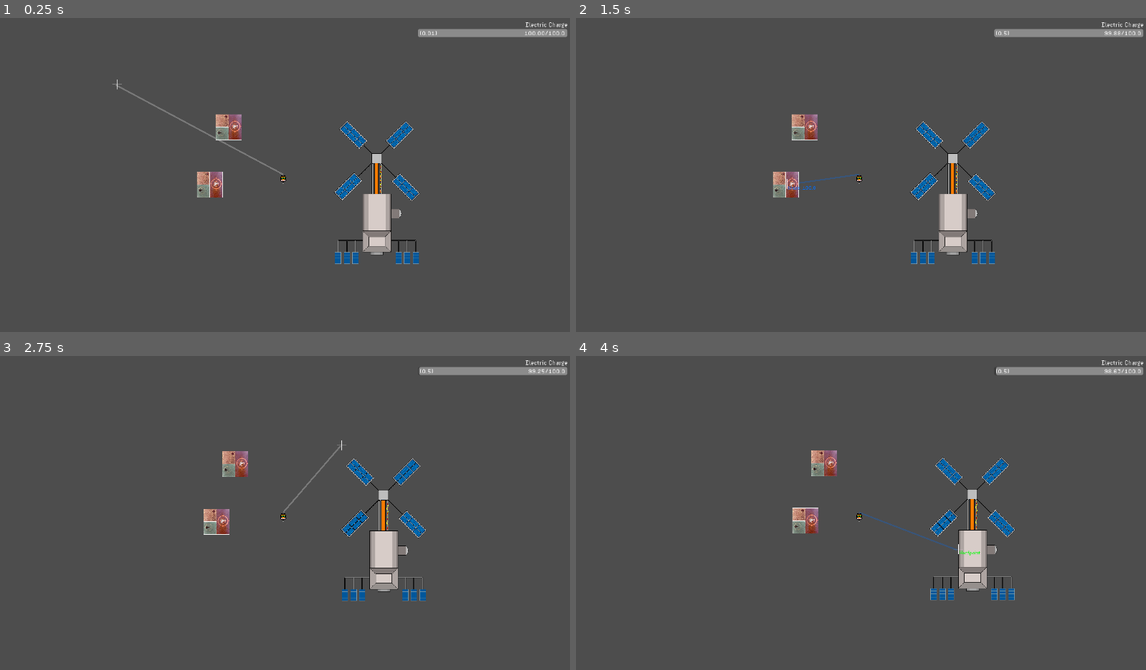
Above: before the commit, frames 1-4 (two rows, left to right).
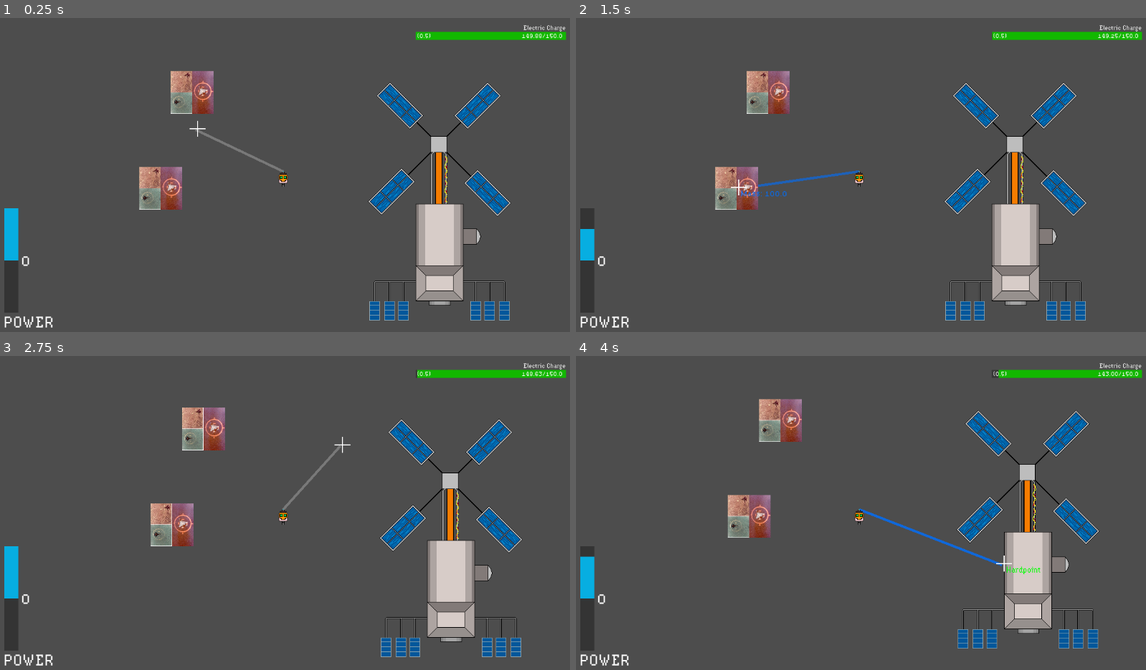
Above: after the commit, the same moments.

Repository: g5works/ghoststation
Game: Godot game, scene res://root.tscn
Same seed, same stepped clock (60 frames per second), same inputs: the game is played once before the commit and once after it.
Inputs (mouse positions are in pixels of both pictures, inside the frame that each line leads up to):
- Up to frame 1 (0.25 s): no input
- Up to frame 2 (1.5 s): tap Enter at 0.5 s; move the mouse to (986, 162) at 0.52 s; right-click (986, 162) at 0.6 s; tap Mouse wheel down (Eject Power Down) at 0.8, 1.35 s; move the mouse to (747, 193) at 1.27 s
- Up to frame 3 (2.75 s): tap Mouse wheel up (Eject Power Up) at 1.55, 2.1 s; tap Space (RCS Fire) at 2 s; move the mouse to (342, 447) at 2.02 s; press the mouse at (342, 447) at 2.03 s
- Up to frame 4 (4 s): move the mouse to (832, 582) at 2.77 s; release the mouse at (832, 582) at 2.78 s; click (832, 582) at 2.85 s; right-click (832, 582) at 3.05 s; move the mouse to (1032, 566) at 3.52 s; right-click (1032, 566) at 3.6 s; tap Mouse wheel down (Eject Power Down) at 3.8 s

The runs differ from the first frame. In frame 1, 13% of the frame differs, in the area x 0-100%, y 1-99%; in frame 2, 13%; in frame 3, 13%; in frame 4, 13%.

Commit message:
push-pull and power dynamic

Diff:
--- a/Player.gd
+++ b/Player.gd
@@ -2,6 +2,7 @@
 
 signal object_selected(position: Vector2, mass: float, locked: bool);
 signal charge_amount(current: float, total: float, utilization: float);
+signal power_scale(pscale: float);
 
 @onready var line := get_parent().get_node("indicator") as Line2D
 @onready var striker := get_parent().get_node("striker") as RayCast2D;
@@ -21,9 +22,10 @@
 var forcable: bool = false
 var castresult: RigidBody2D = null;
 
-var charge: float = initial_charge;
+var powerscale: float = 1.0
 
-var utilization = passive_util;
+@onready var charge: float = initial_charge;
+@onready var utilization = passive_util;
 
 func _init():
 	pass
@@ -42,10 +44,12 @@
 
 
 	if forcable:
-		if castresult.mass >= 500:
-			line.default_color = Color("#FF9100", 0.25);
+		if powerscale >= 0:
+			line.default_color = Color("#006FFF", powerscale);
+
 		else:
-			line.default_color = Color("#006FFF", 0.25);
+			line.default_color = Color("#FF9100", -powerscale);
+
 	else:
 		line.default_color = Color(1,1,1, 0.25);
 
@@ -59,11 +63,16 @@
 
 	if charge > 0:
 		charge -= delta*utilization;
-		charge_amount.emit(charge, initial_charge, utilization)
+	charge_amount.emit(charge, initial_charge, utilization)
 
 
+	if powerscale > -1 and Input.is_action_just_pressed("Eject Power Down"):
+		powerscale -= 0.2;
+		power_scale.emit(powerscale);
 
-
+	if powerscale < 1 and Input.is_action_just_pressed("Eject Power Up"):
+		powerscale += 0.2;
+		power_scale.emit(powerscale);
 
 func _physics_process(delta):
 
@@ -79,16 +88,17 @@
 		forcable = true;
 		var direction: Vector2 = global_position.direction_to(castresult.global_position);
 		if Input.is_action_pressed("Pull") and charge > 0:
-				apply_force(direction*strength*10000*delta);
-				castresult.apply_force(-direction*strength*delta*10000);
-				utilization = passive_util + gun_util;
+				apply_force(direction*strength*powerscale*10000*delta);
+				castresult.apply_force(-direction*strength*powerscale*delta*10000);
+				utilization = passive_util + (abs(powerscale)*gun_util);
 		else:
 			utilization = passive_util;
 
 
 		if Input.is_action_just_pressed("Eject") and charge > 0:
-			apply_impulse(-direction*10000)
-			castresult.apply_impulse(delta*shoot*direction*10000)
+			apply_impulse(delta*shoot*powerscale*direction*10000)
+			castresult.apply_impulse(-delta*shoot*powerscale*direction*10000)
+			charge -= 5
 
 	else:
 		forcable = false;
--- a/barstack.gd
+++ b/barstack.gd
@@ -26,7 +26,8 @@
 
 	if current > 0:
 		util.text = "(" + str(utilization) + ")";
+		quant.text = "%-0.2f"%abs(current) + "/" + str(total);
+
 	else:
-		util.text = 0.0
-
-	quant.text = "%-0.2f"%abs(current) + "/" + str(total);
+		util.text = "(0.0)";
+		quant.text = "0.00" + "/" + str(total);
--- /dev/null
+++ b/power_bar_stack.gd
@@ -0,0 +1,8 @@
+extends Control
+@onready var powerneg = get_node("power+");
+@onready var powerpos = get_node("power-");
+
+func _on_player_power_scale(pscale: float) -> void:
+	powerneg.value = pscale;
+	powerpos.value = -pscale;
+	pass # Replace with function body.
--- a/project.godot
+++ b/project.godot
@@ -8,18 +8,21 @@
 
 config_version=5
 
+[animation]
+
+compatibility/default_parent_skeleton_in_mesh_instance_3d=true
+
 [application]
 
 config/name="GhostStation"
 run/main_scene="res://root.tscn"
-config/features=PackedStringArray("4.4", "Mobile")
+config/features=PackedStringArray("4.6", "Mobile")
 config/icon="res://icon.svg"
 
 [display]
 
-window/size/viewport_width=1920
-window/size/viewport_height=1080
 window/stretch/mode="viewport"
+window/stretch/aspect="keep_width"
 window/stretch/scale_mode="integer"
 
 [dotnet]
--- a/root.tscn
+++ b/root.tscn
@@ -9,6 +9,7 @@
 [ext_resource type="Script" uid="uid://pwyemou46n6i" path="res://barstack.gd" id="7_bf3um"]
 [ext_resource type="FontFile" uid="uid://cl1tscjqpyj77" path="res://HydrophiliaIced-Regular.otf" id="7_huihk"]
 [ext_resource type="Script" uid="uid://bd2vvj0q535k0" path="res://progress_bar.gd" id="7_vyht1"]
+[ext_resource type="Script" uid="uid://l7rmkffdkjhr" path="res://power_bar_stack.gd" id="8_tw3kd"]
 
 [sub_resource type="RectangleShape2D" id="RectangleShape2D_pyidc"]
 size = Vector2(32, 32)
@@ -21,254 +22,274 @@
 [sub_resource type="LabelSettings" id="LabelSettings_tw3kd"]
 font = ExtResource("7_huihk")
 
+[sub_resource type="StyleBoxFlat" id="StyleBoxFlat_huihk"]
+bg_color = Color(0, 0, 0, 0.3254902)
+
+[sub_resource type="StyleBoxFlat" id="StyleBoxFlat_gd4vy"]
+bg_color = Color(0.89, 0.35600004, 0, 0.8509804)
+
+[sub_resource type="StyleBoxFlat" id="StyleBoxFlat_tw3kd"]
+bg_color = Color(0, 0.76862746, 1, 0.8509804)
+
+[sub_resource type="LabelSettings" id="LabelSettings_gd4vy"]
+font = ExtResource("7_huihk")
+font_size = 30
+
 [sub_resource type="LabelSettings" id="LabelSettings_vyht1"]
 font = ExtResource("7_huihk")
-font_size = 20
-
-[node name="Node" type="Node"]
-
-[node name="object" type="Node2D" parent="."]
+font_size = 12
+
+[sub_resource type="StyleBoxFlat" id="StyleBoxFlat_qw60f"]
+bg_color = Color(0, 0, 0, 0.28235295)
+
+[sub_resource type="StyleBoxFlat" id="StyleBoxFlat_eji0w"]
+bg_color = Color(0.07200002, 0.72, 0, 1)
+
+[node name="Node" type="Node" unique_id=1216961980]
+
+[node name="object" type="Node2D" parent="." unique_id=2012191187]
 position = Vector2(0, 1)
 
-[node name="indicator" type="Line2D" parent="object"]
+[node name="indicator" type="Line2D" parent="object" unique_id=1682975515]
 points = PackedVector2Array(0, 0, 0, 0)
 width = 5.0
 default_color = Color(0, 1, 1, 1)
 
-[node name="striker" type="RayCast2D" parent="object"]
+[node name="striker" type="RayCast2D" parent="object" unique_id=957311204]
 position = Vector2(170, 90)
 collision_mask = 2
 
-[node name="Player" type="RigidBody2D" parent="object"]
+[node name="Player" type="RigidBody2D" parent="object" unique_id=2002221611]
 position = Vector2(354, 264)
 mass = 500.0
 gravity_scale = 0.0
 lock_rotation = true
 script = ExtResource("1_pyidc")
+initial_charge = 150.0
 strength = 100.0
-shoot = 100.0
+shoot = 300.0
 passive_util = 0.5
 gun_util = 2.0
 
-[node name="PlayerSprite" type="Sprite2D" parent="object/Player"]
+[node name="PlayerSprite" type="Sprite2D" parent="object/Player" unique_id=1203483809]
 texture_filter = 1
 texture = ExtResource("2_vvh5c")
 
-[node name="Grab Point" type="Node2D" parent="object/Player/PlayerSprite"]
+[node name="Grab Point" type="Node2D" parent="object/Player/PlayerSprite" unique_id=121834613]
 position = Vector2(0, -16)
 
-[node name="CollisionShape2D" type="CollisionShape2D" parent="object/Player"]
+[node name="CollisionShape2D" type="CollisionShape2D" parent="object/Player" unique_id=445365321]
 shape = SubResource("RectangleShape2D_pyidc")
 
-[node name="Camera2D" type="Camera2D" parent="object/Player"]
-
-[node name="Physics Heavy" type="RigidBody2D" parent="object"]
+[node name="Camera2D" type="Camera2D" parent="object/Player" unique_id=217339043]
+
+[node name="Physics Heavy" type="RigidBody2D" parent="object" unique_id=1288227055]
 position = Vector2(171, 90)
 collision_layer = 3
 mass = 2000.0
 gravity_scale = 0.0
 
-[node name="F15Death" type="Sprite2D" parent="object/Physics Heavy"]
+[node name="F15Death" type="Sprite2D" parent="object/Physics Heavy" unique_id=446057662]
 scale = Vector2(0.025, 0.025)
 texture = ExtResource("1_pq8q7")
 
-[node name="CollisionShape2D" type="CollisionShape2D" parent="object/Physics Heavy"]
+[node name="CollisionShape2D" type="CollisionShape2D" parent="object/Physics Heavy" unique_id=208643278]
 shape = SubResource("RectangleShape2D_vvh5c")
 
-[node name="Physics Light" type="RigidBody2D" parent="object"]
+[node name="Physics Light" type="RigidBody2D" parent="object" unique_id=1100044975]
 position = Vector2(108, 283)
 collision_layer = 3
 mass = 100.0
 gravity_scale = 0.0
 
-[node name="F15Death" type="Sprite2D" parent="object/Physics Light"]
+[node name="F15Death" type="Sprite2D" parent="object/Physics Light" unique_id=163423485]
 scale = Vector2(0.025, 0.025)
 texture = ExtResource("1_pq8q7")
 
-[node name="CollisionShape2D" type="CollisionShape2D" parent="object/Physics Light"]
+[node name="CollisionShape2D" type="CollisionShape2D" parent="object/Physics Light" unique_id=128850201]
 shape = SubResource("RectangleShape2D_vvh5c")
 
-[node name="Station" type="RigidBody2D" parent="object"]
+[node name="Station" type="RigidBody2D" parent="object" unique_id=2053783009]
 position = Vector2(668, 309)
-mass = 1e+06
-gravity_scale = 0.0
-lock_rotation = true
-freeze = true
-
-[node name="SpaceStationIntact" type="Sprite2D" parent="object/Station"]
+mass = 1000000.0
+gravity_scale = 0.0
+lock_rotation = true
+freeze = true
+
+[node name="SpaceStationIntact" type="Sprite2D" parent="object/Station" unique_id=1835079010]
 texture_filter = 1
 texture = ExtResource("4_l8v81")
 
-[node name="Hardpoints" type="Node2D" parent="object/Station"]
-
-[node name="Hardpoint 1" type="RigidBody2D" parent="object/Station/Hardpoints"]
+[node name="Hardpoints" type="Node2D" parent="object/Station" unique_id=273735799]
+
+[node name="Hardpoint 1" type="RigidBody2D" parent="object/Station/Hardpoints" unique_id=307176079]
 position = Vector2(-130, 162)
 collision_layer = 2
 gravity_scale = 0.0
 lock_rotation = true
 freeze = true
 
-[node name="CollisionShape2D" type="CollisionShape2D" parent="object/Station/Hardpoints/Hardpoint 1"]
-scale = Vector2(2, 2)
-shape = SubResource("RectangleShape2D_l8v81")
-
-[node name="Hardpoint 2" type="RigidBody2D" parent="object/Station/Hardpoints"]
+[node name="CollisionShape2D" type="CollisionShape2D" parent="object/Station/Hardpoints/Hardpoint 1" unique_id=2102860703]
+scale = Vector2(2, 2)
+shape = SubResource("RectangleShape2D_l8v81")
+
+[node name="Hardpoint 2" type="RigidBody2D" parent="object/Station/Hardpoints" unique_id=1790172560]
 position = Vector2(131, 162)
 collision_layer = 2
 gravity_scale = 0.0
 lock_rotation = true
 freeze = true
 
-[node name="CollisionShape2D" type="CollisionShape2D" parent="object/Station/Hardpoints/Hardpoint 2"]
+[node name="CollisionShape2D" type="CollisionShape2D" parent="object/Station/Hardpoints/Hardpoint 2" unique_id=2111712986]
 position = Vector2(-1, 0)
 scale = Vector2(2, 2)
 shape = SubResource("RectangleShape2D_l8v81")
 
-[node name="Hardpoint 3" type="RigidBody2D" parent="object/Station/Hardpoints"]
+[node name="Hardpoint 3" type="RigidBody2D" parent="object/Station/Hardpoints" unique_id=10759275]
 position = Vector2(68, 71)
 collision_layer = 2
 gravity_scale = 0.0
 lock_rotation = true
 freeze = true
 
-[node name="CollisionShape2D" type="CollisionShape2D" parent="object/Station/Hardpoints/Hardpoint 3"]
-scale = Vector2(2, 2)
-shape = SubResource("RectangleShape2D_l8v81")
-
-[node name="Hardpoint 4" type="RigidBody2D" parent="object/Station/Hardpoints"]
+[node name="CollisionShape2D" type="CollisionShape2D" parent="object/Station/Hardpoints/Hardpoint 3" unique_id=1925747721]
+scale = Vector2(2, 2)
+shape = SubResource("RectangleShape2D_l8v81")
+
+[node name="Hardpoint 4" type="RigidBody2D" parent="object/Station/Hardpoints" unique_id=1088646060]
 position = Vector2(-52, 71)
 collision_layer = 2
 gravity_scale = 0.0
 lock_rotation = true
 freeze = true
 
-[node name="CollisionShape2D" type="CollisionShape2D" parent="object/Station/Hardpoints/Hardpoint 4"]
-scale = Vector2(2, 2)
-shape = SubResource("RectangleShape2D_l8v81")
-
-[node name="Hardpoint 5" type="RigidBody2D" parent="object/Station/Hardpoints"]
+[node name="CollisionShape2D" type="CollisionShape2D" parent="object/Station/Hardpoints/Hardpoint 4" unique_id=414195114]
+scale = Vector2(2, 2)
+shape = SubResource("RectangleShape2D_l8v81")
+
+[node name="Hardpoint 5" type="RigidBody2D" parent="object/Station/Hardpoints" unique_id=55697832]
 position = Vector2(-102, 219)
 collision_layer = 2
 gravity_scale = 0.0
 lock_rotation = true
 freeze = true
 
-[node name="CollisionShape2D" type="CollisionShape2D" parent="object/Station/Hardpoints/Hardpoint 5"]
-scale = Vector2(2, 2)
-shape = SubResource("RectangleShape2D_l8v81")
-
-[node name="Hardpoint 6" type="RigidBody2D" parent="object/Station/Hardpoints"]
+[node name="CollisionShape2D" type="CollisionShape2D" parent="object/Station/Hardpoints/Hardpoint 5" unique_id=877123567]
+scale = Vector2(2, 2)
+shape = SubResource("RectangleShape2D_l8v81")
+
+[node name="Hardpoint 6" type="RigidBody2D" parent="object/Station/Hardpoints" unique_id=2094624703]
 position = Vector2(100, 219)
 collision_layer = 2
 gravity_scale = 0.0
 lock_rotation = true
 freeze = true
 
-[node name="CollisionShape2D" type="CollisionShape2D" parent="object/Station/Hardpoints/Hardpoint 6"]
-scale = Vector2(2, 2)
-shape = SubResource("RectangleShape2D_l8v81")
-
-[node name="Hardpoint 7" type="RigidBody2D" parent="object/Station/Hardpoints"]
+[node name="CollisionShape2D" type="CollisionShape2D" parent="object/Station/Hardpoints/Hardpoint 6" unique_id=211933003]
+scale = Vector2(2, 2)
+shape = SubResource("RectangleShape2D_l8v81")
+
+[node name="Hardpoint 7" type="RigidBody2D" parent="object/Station/Hardpoints" unique_id=1459888966]
 position = Vector2(-2, -115)
 collision_layer = 2
 gravity_scale = 0.0
 lock_rotation = true
 freeze = true
 
-[node name="CollisionShape2D" type="CollisionShape2D" parent="object/Station/Hardpoints/Hardpoint 7"]
-scale = Vector2(2, 2)
-shape = SubResource("RectangleShape2D_l8v81")
-
-[node name="Hardpoint 8" type="RigidBody2D" parent="object/Station/Hardpoints"]
+[node name="CollisionShape2D" type="CollisionShape2D" parent="object/Station/Hardpoints/Hardpoint 7" unique_id=963943984]
+scale = Vector2(2, 2)
+shape = SubResource("RectangleShape2D_l8v81")
+
+[node name="Hardpoint 8" type="RigidBody2D" parent="object/Station/Hardpoints" unique_id=1118969006]
 position = Vector2(76, -193)
 collision_layer = 2
 gravity_scale = 0.0
 lock_rotation = true
 freeze = true
 
-[node name="CollisionShape2D" type="CollisionShape2D" parent="object/Station/Hardpoints/Hardpoint 8"]
-scale = Vector2(2, 2)
-shape = SubResource("RectangleShape2D_l8v81")
-
-[node name="Hardpoint 9" type="RigidBody2D" parent="object/Station/Hardpoints"]
+[node name="CollisionShape2D" type="CollisionShape2D" parent="object/Station/Hardpoints/Hardpoint 8" unique_id=1180249065]
+scale = Vector2(2, 2)
+shape = SubResource("RectangleShape2D_l8v81")
+
+[node name="Hardpoint 9" type="RigidBody2D" parent="object/Station/Hardpoints" unique_id=553100812]
 position = Vector2(97, -17)
 collision_layer = 2
 gravity_scale = 0.0
 lock_rotation = true
 freeze = true
 
-[node name="CollisionShape2D" type="CollisionShape2D" parent="object/Station/Hardpoints/Hardpoint 9"]
-scale = Vector2(2, 2)
-shape = SubResource("RectangleShape2D_l8v81")
-
-[node name="Hardpoint 10" type="RigidBody2D" parent="object/Station/Hardpoints"]
+[node name="CollisionShape2D" type="CollisionShape2D" parent="object/Station/Hardpoints/Hardpoint 9" unique_id=1873305126]
+scale = Vector2(2, 2)
+shape = SubResource("RectangleShape2D_l8v81")
+
+[node name="Hardpoint 10" type="RigidBody2D" parent="object/Station/Hardpoints" unique_id=994076758]
 position = Vector2(-98, -17)
 collision_layer = 2
 gravity_scale = 0.0
 lock_rotation = true
 freeze = true
 
-[node name="CollisionShape2D" type="CollisionShape2D" parent="object/Station/Hardpoints/Hardpoint 10"]
-scale = Vector2(2, 2)
-shape = SubResource("RectangleShape2D_l8v81")
-
-[node name="Hardpoint 11" type="RigidBody2D" parent="object/Station/Hardpoints"]
+[node name="CollisionShape2D" type="CollisionShape2D" parent="object/Station/Hardpoints/Hardpoint 10" unique_id=1854584362]
+scale = Vector2(2, 2)
+shape = SubResource("RectangleShape2D_l8v81")
+
+[node name="Hardpoint 11" type="RigidBody2D" parent="object/Station/Hardpoints" unique_id=1252035512]
 position = Vector2(-81, -192)
 collision_layer = 2
 gravity_scale = 0.0
 lock_rotation = true
 freeze = true
 
-[node name="CollisionShape2D" type="CollisionShape2D" parent="object/Station/Hardpoints/Hardpoint 11"]
-scale = Vector2(2, 2)
-shape = SubResource("RectangleShape2D_l8v81")
-
-[node name="Hardpoint 12" type="RigidBody2D" parent="object/Station/Hardpoints"]
+[node name="CollisionShape2D" type="CollisionShape2D" parent="object/Station/Hardpoints/Hardpoint 11" unique_id=628484457]
+scale = Vector2(2, 2)
+shape = SubResource("RectangleShape2D_l8v81")
+
+[node name="Hardpoint 12" type="RigidBody2D" parent="object/Station/Hardpoints" unique_id=1218250232]
 position = Vector2(0, 205)
 collision_layer = 2
 gravity_scale = 0.0
 lock_rotation = true
 freeze = true
 
-[node name="CollisionShape2D" type="CollisionShape2D" parent="object/Station/Hardpoints/Hardpoint 12"]
-scale = Vector2(2, 2)
-shape = SubResource("RectangleShape2D_l8v81")
-
-[node name="Airlock" type="CollisionPolygon2D" parent="object/Station"]
+[node name="CollisionShape2D" type="CollisionShape2D" parent="object/Station/Hardpoints/Hardpoint 12" unique_id=1804623322]
+scale = Vector2(2, 2)
+shape = SubResource("RectangleShape2D_l8v81")
+
+[node name="Airlock" type="CollisionPolygon2D" parent="object/Station" unique_id=106589894]
 polygon = PackedVector2Array(48, 55, 75, 55, 81, 63, 83, 71, 81, 79, 75, 87, 48, 87)
 
-[node name="Panel BR2" type="CollisionPolygon2D" parent="object/Station"]
+[node name="Panel BR2" type="CollisionPolygon2D" parent="object/Station" unique_id=1820837665]
 position = Vector2(117, -298)
 rotation = -0.000341739
 polygon = PackedVector2Array(-135.057, 166.954, -102.057, 166.965, -102.104, 302.965, -69.1035, 302.976, -69.1705, 498.976, -95.1705, 498.967, -95.1736, 507.967, -138.174, 507.953, -138.171, 498.953, -165.171, 498.944, -165.104, 302.944, -135.104, 302.954)
 
-[node name="Panel TL" type="CollisionPolygon2D" parent="object/Station"]
+[node name="Panel TL" type="CollisionPolygon2D" parent="object/Station" unique_id=584819434]
 position = Vector2(17.9255, -436.003)
 rotation = -0.000683479
 polygon = PackedVector2Array(-50.1058, 263.969, -118.059, 195.922, -145.078, 222.904, -77.1243, 290.95)
 
-[node name="Panel TR" type="CollisionPolygon2D" parent="object/Station"]
+[node name="Panel TR" type="CollisionPolygon2D" parent="object/Station" unique_id=797080920]
 position = Vector2(203.926, -435.067)
 rotation = -0.000341739
 polygon = PackedVector2Array(-106.992, 195.03, -175.016, 263.007, -148.025, 290.016, -80.0018, 222.039)
 
-[node name="Panel BL" type="CollisionPolygon2D" parent="object/Station"]
+[node name="Panel BL" type="CollisionPolygon2D" parent="object/Station" unique_id=1520658262]
 position = Vector2(9, -218)
 rotation = -0.000341739
 polygon = PackedVector2Array(-126.084, 245.957, -58.0608, 177.98, -85.0516, 150.971, -153.075, 218.948)
 
-[node name="Panel BR" type="CollisionPolygon2D" parent="object/Station"]
+[node name="Panel BR" type="CollisionPolygon2D" parent="object/Station" unique_id=178431452]
 position = Vector2(195, -217)
 polygon = PackedVector2Array(-146, 180, -78, 248, -51, 221, -119, 153)
 
-[node name="CollisionPolygon2D2" type="CollisionPolygon2D" parent="object/Station"]
+[node name="CollisionPolygon2D2" type="CollisionPolygon2D" parent="object/Station" unique_id=1718714512]
 position = Vector2(203, 0)
 polygon = PackedVector2Array(-141, 240, -62, 240, -62, 201, -141, 201)
 
-[node name="CollisionPolygon2D" type="CollisionPolygon2D" parent="object/Station"]
+[node name="CollisionPolygon2D" type="CollisionPolygon2D" parent="object/Station" unique_id=55192712]
 polygon = PackedVector2Array(-141, 240, -62, 240, -62, 201, -141, 201)
 
-[node name="Moving UI" type="Control" parent="."]
+[node name="Moving UI" type="Control" parent="." unique_id=109578551]
 layout_mode = 3
 anchors_preset = 0
 offset_left = 4.0
@@ -276,7 +297,7 @@
 offset_right = 1924.0
 offset_bottom = 1078.0
 
-[node name="Cursor" type="TextureRect" parent="Moving UI"]
+[node name="Cursor" type="TextureRect" parent="Moving UI" unique_id=2105199001]
 texture_filter = 1
 layout_mode = 0
 offset_right = 32.0
@@ -284,7 +305,7 @@
 texture = ExtResource("1_28aoi")
 script = ExtResource("5_jnlp7")
 
-[node name="Mass Indicator" type="Label" parent="Moving UI/Cursor"]
+[node name="Mass Indicator" type="Label" parent="Moving UI/Cursor" unique_id=258604710]
 texture_filter = 1
 layout_mode = 0
 offset_left = 20.0
@@ -294,9 +315,70 @@
 text = "Mass: null"
 label_settings = SubResource("LabelSettings_tw3kd")
 
-[node name="Static UI" type="CanvasLayer" parent="."]
-
-[node name="BarStack" type="Control" parent="Static UI"]
+[node name="Static UI" type="CanvasLayer" parent="." unique_id=1976150524]
+
+[node name="PowerBarStack" type="Control" parent="Static UI" unique_id=155180057]
+layout_mode = 3
+anchors_preset = 2
+anchor_top = 1.0
+anchor_bottom = 1.0
+offset_top = -40.0
+offset_right = 40.0
+grow_vertical = 0
+script = ExtResource("8_tw3kd")
+
+[node name="power-" type="ProgressBar" parent="Static UI/PowerBarStack" unique_id=1565325935]
+layout_mode = 1
+anchors_preset = 2
+anchor_top = 1.0
+anchor_bottom = 1.0
+offset_left = 44.0
+offset_top = -160.10522
+offset_right = 149.0852
+offset_bottom = -132.21375
+grow_vertical = 0
+rotation = 1.5707964
+theme_override_styles/background = SubResource("StyleBoxFlat_huihk")
+theme_override_styles/fill = SubResource("StyleBoxFlat_gd4vy")
+max_value = 1.0
+show_percentage = false
+
+[node name="power+" type="ProgressBar" parent="Static UI/PowerBarStack" unique_id=415973269]
+layout_mode = 1
+anchors_preset = 2
+anchor_top = 1.0
+anchor_bottom = 1.0
+offset_left = 16.0
+offset_top = -160.0
+offset_right = 121.085205
+offset_bottom = -132.10852
+grow_vertical = 0
+rotation = -1.5707964
+theme_override_styles/background = SubResource("StyleBoxFlat_huihk")
+theme_override_styles/fill = SubResource("StyleBoxFlat_tw3kd")
+max_value = 1.0
+value = 1.0
+show_percentage = false
+
+[node name="Label" type="Label" parent="Static UI/PowerBarStack" unique_id=324121244]
+layout_mode = 0
+offset_left = 14.0
+offset_top = -18.02005
+offset_right = 115.0
+offset_bottom = 26.97995
+text = "POWER"
+label_settings = SubResource("LabelSettings_gd4vy")
+
+[node name="Label" type="Label" parent="Static UI/PowerBarStack/Label" unique_id=315099657]
+layout_mode = 0
+offset_left = 35.0
+offset_top = -123.97998
+offset_right = 136.0
+offset_bottom = -78.97998
+text = "0"
+label_settings = SubResource("LabelSettings_gd4vy")
+
+[node name="BarStack" type="Control" parent="Static UI" unique_id=694558050]
 layout_mode = 3
 anchors_preset = 1
 anchor_left = 1.0
@@ -306,36 +388,40 @@
 grow_horizontal = 0
 script = ExtResource("7_bf3um")
 
-[node name="Label" type="Label" parent="Static UI/BarStack"]
+[node name="Label" type="Label" parent="Static UI/BarStack" unique_id=1117690317]
 texture_filter = 1
 layout_mode = 1
 anchors_preset = 1
 anchor_left = 1.0
 anchor_right = 1.0
 offset_left = -123.0
-offset_top = 8.0
+offset_top = 10.0
 offset_right = -8.0
-offset_bottom = 31.0
+offset_bottom = 33.0
 grow_horizontal = 0
 text = "Electric Charge"
 label_settings = SubResource("LabelSettings_vyht1")
-
-[node name="ProgressBar" type="ProgressBar" parent="Static UI/BarStack"]
+horizontal_alignment = 2
+
+[node name="ProgressBar" type="ProgressBar" parent="Static UI/BarStack" unique_id=1547556982]
 layout_mode = 1
 anchors_preset = 1
 anchor_left = 1.0
 anchor_right = 1.0
-offset_left = -9.0
-offset_top = 37.0
-offset_right = 491.0
-offset_bottom = 64.0
+offset_left = -7.940613
+offset_top = 28.255463
+offset_right = 294.11877
+offset_bottom = 43.902954
 grow_horizontal = 0
 scale = Vector2(-1, 1)
+theme_override_styles/background = SubResource("StyleBoxFlat_qw60f")
+theme_override_styles/fill = SubResource("StyleBoxFlat_eji0w")
 max_value = 1000.0
+value = 50.0
 show_percentage = false
 script = ExtResource("7_vyht1")
 
-[node name="Amount" type="Label" parent="Static UI/BarStack"]
+[node name="Amount" type="Label" parent="Static UI/BarStack" unique_id=2119721929]
 texture_filter = 1
 layout_mode = 1
 anchors_preset = 6
@@ -343,10 +429,10 @@
 anchor_top = 0.5
 anchor_right = 1.0
 anchor_bottom = 0.5
-offset_left = -131.0
-offset_top = 19.0
-offset_right = -16.0
-offset_bottom = 42.0
+offset_left = -129.94061
+offset_top = 4.0
+offset_right = -14.940613
+offset_bottom = 27.0
 grow_horizontal = 0
 grow_vertical = 2
 text = "0/100"
@@ -354,7 +440,7 @@
 horizontal_alignment = 2
 vertical_alignment = 1
 
-[node name="Utilization" type="Label" parent="Static UI/BarStack"]
+[node name="Utilization" type="Label" parent="Static UI/BarStack" unique_id=568642872]
 texture_filter = 1
 layout_mode = 1
 anchors_preset = 6
@@ -362,10 +448,10 @@
 anchor_top = 0.5
 anchor_right = 1.0
 anchor_bottom = 0.5
-offset_left = -503.0
-offset_top = 16.0
-offset_right = -388.0
-offset_bottom = 46.0
+offset_left = -306.9406
+offset_top = 1.0
+offset_right = -191.94061
+offset_bottom = 31.0
 grow_horizontal = 0
 grow_vertical = 2
 text = "(1.02)"
@@ -374,3 +460,4 @@
 
 [connection signal="charge_amount" from="object/Player" to="Static UI/BarStack" method="_on_player_charge_amount"]
 [connection signal="object_selected" from="object/Player" to="Moving UI/Cursor" method="_on_player_object_selected"]
+[connection signal="power_scale" from="object/Player" to="Static UI/PowerBarStack" method="_on_player_power_scale"]
Not shown, added: power_bar_stack.gd.uid
Not shown: 1 places in root.tscn that only renumber resources
